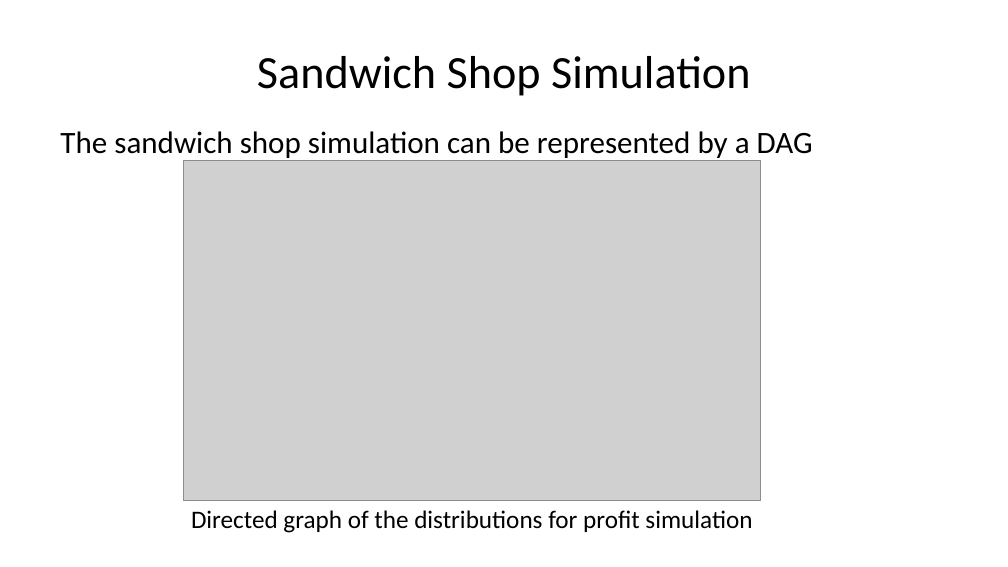
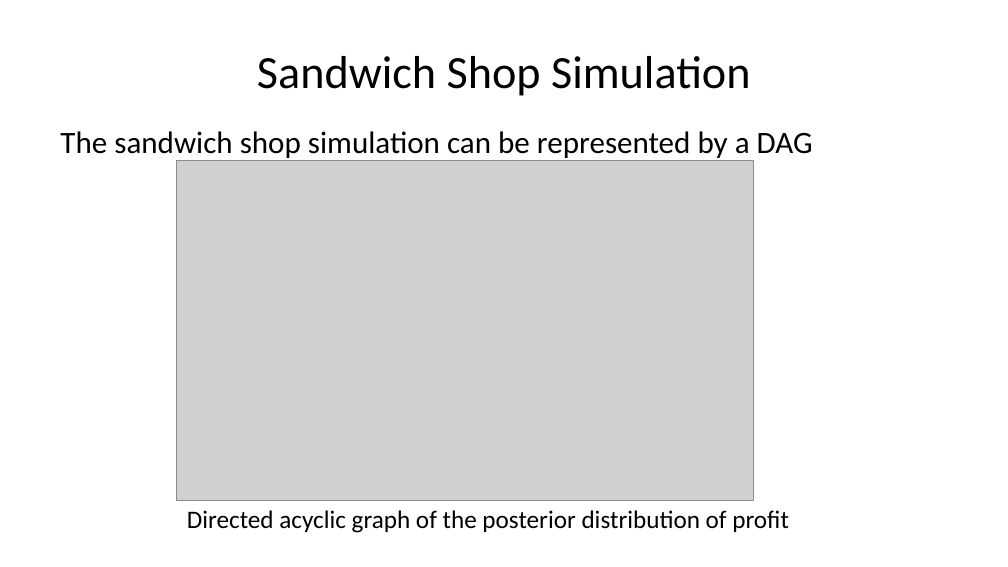
Before and after one commit to StephenElston/CSCI-E-83, a slide deck: slide 47 of LectureSlides/04_SamplingAndSimulation.pptx. Drawn at 1008x567 pixels with LibreOffice and Linux fonts; fonts in the diff are those of the drawing; grey boxes stand for pictures. Boxes give left, top, right and bottom in pixels: in the first picture for what was removed or moved away, otherwise in the second. Text is boxed around its words. In the diff, an @@ line names an element or a change of style, - is before the commit and + after.

Commit message:
Numerous improvements and typo corrections to slides

```diff
--- a/LectureSlides/04_SamplingAndSimulation.pptx
+++ b/LectureSlides/04_SamplingAndSimulation.pptx
@@ picture: place and size @@
-picture at box(183, 161, 760, 501)
+picture at box(176, 161, 753, 501)
@@ text at box(187, 510, 789, 533): text changed @@
-Directed graph of the distributions for profit simulation
+Directed acyclic graph of the posterior distribution of profit
```
Also in this commit, not shown: 27 other slides changed.
